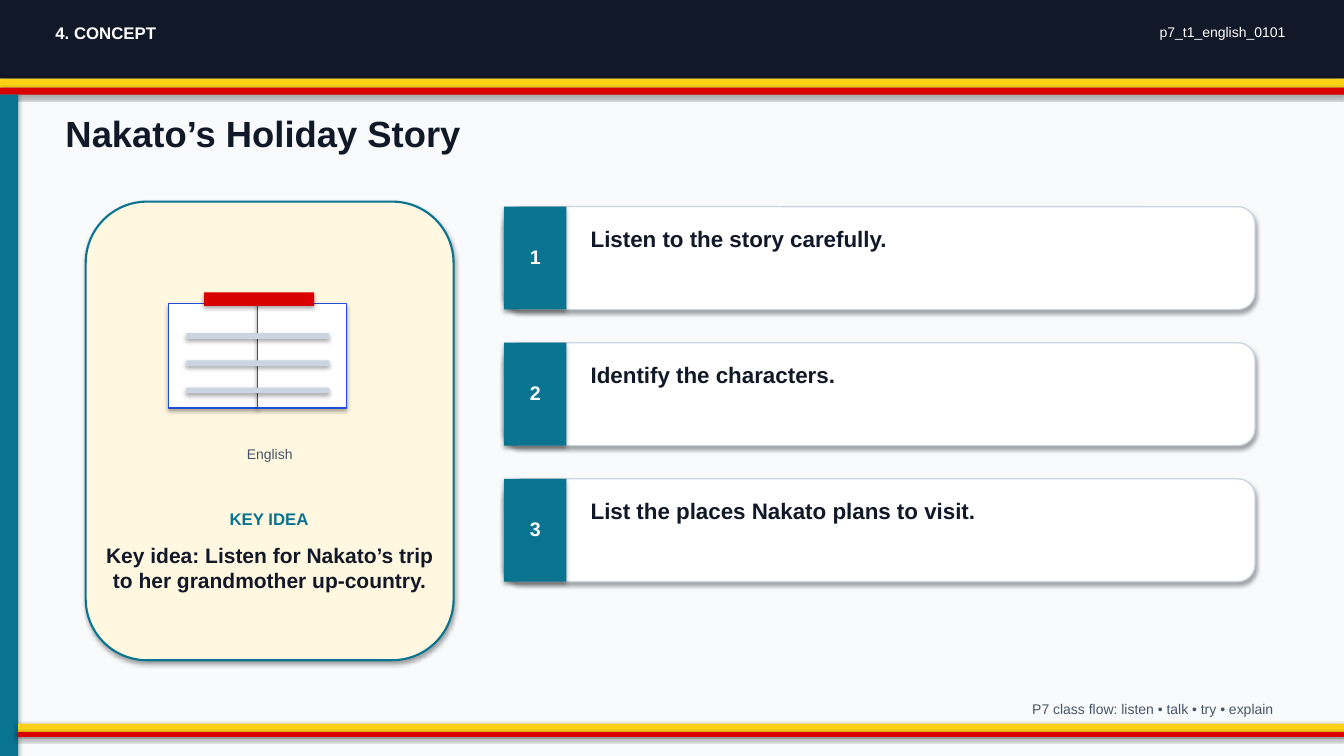
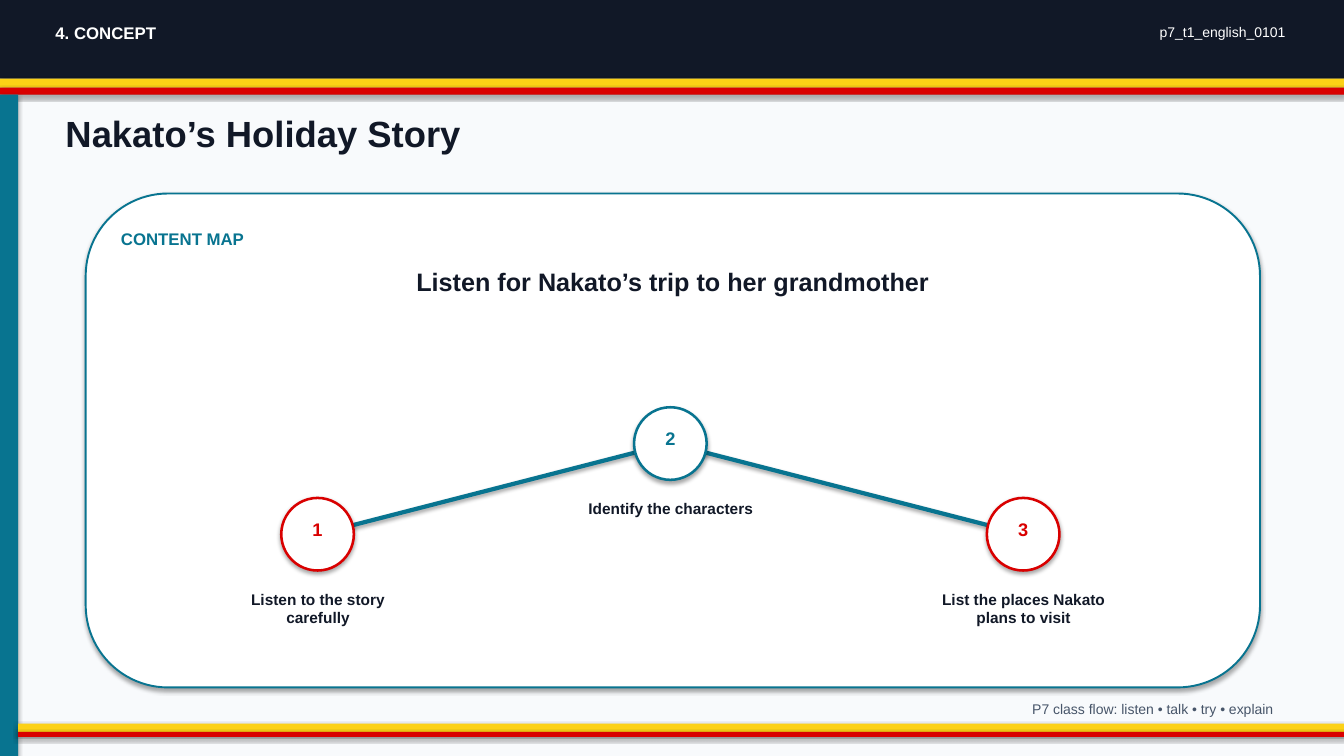
Before and after one commit to yousunjung84-edu/uganda-p7-mvp-20260629, a slide deck: slide 4 of uganda-p7-mvp/p7_t1_english_0101/p7_t1_english_0101.pptx. Drawn at 1344x756 pixels with LibreOffice and Linux fonts; fonts in the diff are those of the drawing. Boxes give left, top, right and bottom in pixels: in the first picture for what was removed or moved away, otherwise in the second. Text is boxed around its words. In the diff, an @@ line names an element or a change of style, - is before the commit and + after.

```diff
--- a/uganda-p7-mvp/p7_t1_english_0101/p7_t1_english_0101.pptx
+++ b/uganda-p7-mvp/p7_t1_english_0101/p7_t1_english_0101.pptx
@@ rounded rectangle "CONTENT MAP": place and size @@
-rounded rectangle "CONTENT MAP" at <box>86,202,454,660</box>
+rounded rectangle "CONTENT MAP" at <box>86,194,1260,688</box>
@@ rounded rectangle "CONTENT MAP" at <box>86,194,1260,688</box>: fill #FFF7E0 to #FFFFFF; outline #087490 1.5 pt to #087490 1.35 pt @@
@@ rounded rectangle removed at <box>504,207,1255,310</box> @@
@@ rectangle removed at <box>504,207,567,310</box> @@
@@ text in rounded rectangle at <box>121,233,244,245</box>: text added @@
+CONTENT MAP
@@ rectangle removed at <box>205,292,315,307</box> @@
@@ text at <box>416,272,928,297</box>: text changed; size 15 to 18 pt @@
-Key idea: Listen for Nakato’s trip to her grandmother up-country.
+Listen for Nakato’s trip to her grandmother
@@ rectangle removed at <box>168,303,258,407</box> @@
@@ rectangle removed at <box>258,303,348,407</box> @@
@@ rectangle removed at <box>187,334,330,340</box> @@
@@ rounded rectangle removed at <box>504,343,1255,446</box> @@
@@ rectangle removed at <box>504,343,567,446</box> @@
@@ rectangle removed at <box>187,361,330,367</box> @@
@@ rectangle removed at <box>187,388,330,394</box> @@
@@ ellipse added at <box>634,407,707,480</box>, fill #FFFFFF, outline #087490 1.8 pt @@
@@ text removed at <box>247,449,293,462</box> @@
-English
@@ line added from (318, 534) to (670, 444), #087490 3 pt @@
@@ text "2": place and size @@
-text "2" at <box>530,386,541,400</box>
+text "2" at <box>665,432,675,445</box>
@@ text "2" at <box>665,432,675,445</box>: size 14 to 13 pt, text colour #FFFFFF to #087490 @@
@@ line added from (670, 444) to (1023, 534), #087490 3 pt @@
@@ rounded rectangle removed at <box>504,479,1255,582</box> @@
@@ rectangle removed at <box>504,479,567,582</box> @@
@@ ellipse added at <box>281,498,354,571</box>, fill #FFFFFF, outline #D90000 1.8 pt @@
@@ text at <box>588,503,753,517</box>: text changed; size 16 to 11 pt @@
-Identify the characters.
+Identify the characters
@@ ellipse added at <box>987,498,1060,571</box>, fill #FFFFFF, outline #D90000 1.8 pt @@
@@ text removed at <box>230,513,308,525</box> @@
-KEY IDEA
@@ text "1": place and size @@
-text "1" at <box>530,250,541,264</box>
+text "1" at <box>312,523,322,536</box>
@@ text "1" at <box>312,523,322,536</box>: size 14 to 13 pt, text colour #FFFFFF to #D90000 @@
@@ text "3" at <box>1018,523,1028,536</box>: size 14 to 13 pt, text colour #FFFFFF to #D90000 @@
@@ text "3": place and size @@
-text "3" at <box>530,522,541,537</box>
+text "3" at <box>1018,523,1028,536</box>
@@ text at <box>251,594,385,626</box>: text changed; size 16 to 11 pt @@
-Listen to the story carefully.
+Listen to the story carefully
@@ text at <box>942,594,1104,627</box>: text changed; size 16 to 11 pt @@
-List the places Nakato plans to visit.
+List the places Nakato plans to visit
```
Also in this commit, not shown: 4 other slides changed, 24 other files.
